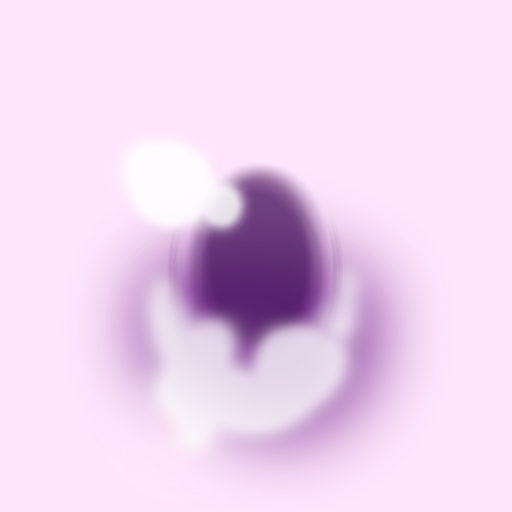
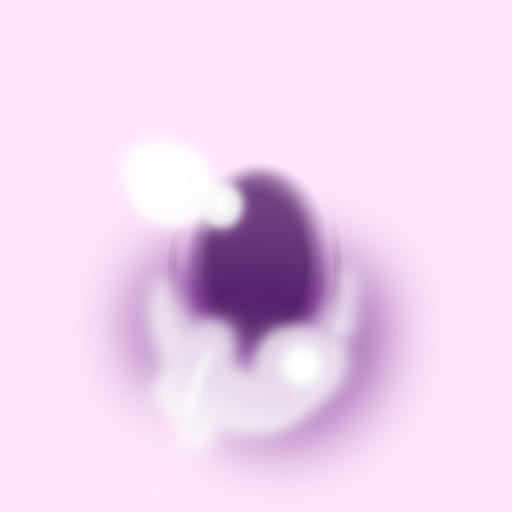
Before/after of a w=512, h=512 layered artwork. What changed in the layer stack:
added layer "光調整" (screen) in group "eye" over 155, 171, 332, 422
"レイヤー 6": opacity 100% → 95% over 155, 171, 235, 227
